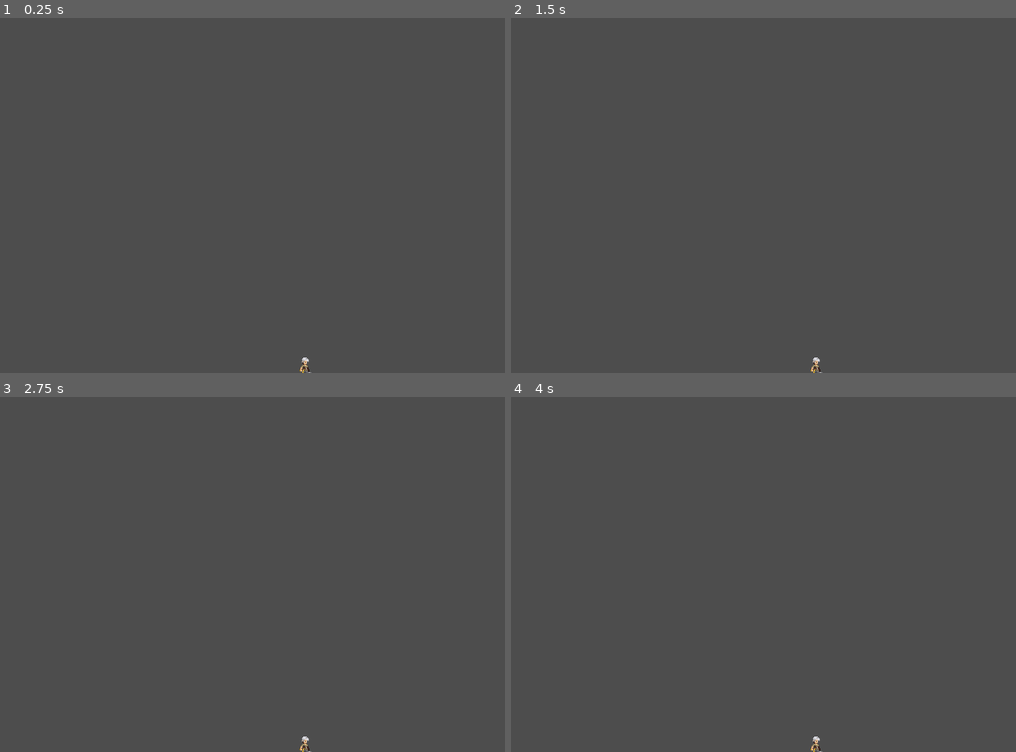
Above: before the commit, frames 1-4 (two rows, left to right).
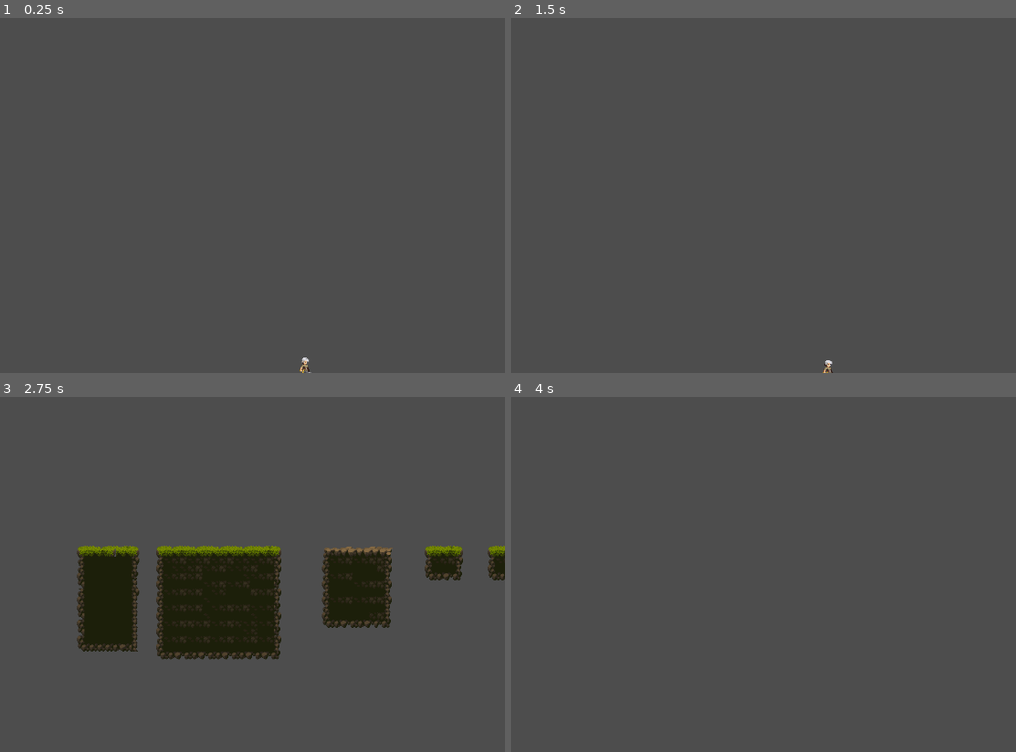
Above: after the commit, the same moments.

Repository: Jhay1212/Side-Scrolling
Game: Godot game, scene res://Scenes/test_level.tscn
The game is run twice, just before and just after one commit, with the same random seed, the same clock (stepped at 60 frames per second) and the same inputs.
Inputs:
- Up to frame 1 (0.25 s): no input
- Up to frame 2 (1.5 s): tap Enter (ui_accept) at 0.5, 0.6 s; hold D (right) from 0.53 s (still down); tap Space (jump) at 0.77, 0.8, 1.07, 1.35 s
- Up to frame 3 (2.75 s): tap Space (jump) at 1.52, 1.82, 2.3 s; tap Enter (ui_accept) at 1.55, 2.1 s; release D (right) at 2.03 s; hold A (left) from 2.03 s (still down)
- Up to frame 4 (4 s): release A (left) at 2.78 s; hold D (right) from 2.78 s (still down); tap Enter (ui_accept) at 2.85 s; tap Space (jump) at 3.02, 3.32, 3.6, 3.77 s

The runs differ from the first frame. In frame 1, less than 0.1% of the frame differs, in the area x 60-62%, y 96-98%; in frame 2, 0.1%; in frame 3, 15%, in the area x 15-100%, y 41-100%; in frame 4, less than 0.1%.

Commit message:
fix the button press to the custom button i set earlier

Diff:
--- a/Scenes/Player.gd
+++ b/Scenes/Player.gd
@@ -15,7 +15,7 @@
 		velocity.y += gravity * delta
 
 	# Handle Jump.
-	if Input.is_action_just_pressed("ui_accept"):
+	if Input.is_action_just_pressed("jump"):
 		if is_on_floor():
 			velocity.y = JUMP_VELOCITY
 			has_double_jumped = false
@@ -26,7 +26,7 @@
 
 	# Get the input direction and handle the movement/deceleration.
 	# As good practice, you should replace UI actions with custom gameplay actions.
-	var direction = Input.get_axis("ui_left", "ui_right")
+	var direction = Input.get_axis("left", "right")
 	if direction:
 		velocity.x = direction * SPEED
 	else:
--- a/Scenes/test_level.tscn
+++ b/Scenes/test_level.tscn
@@ -1419,7 +1419,9 @@
 position = Vector2(7, 57)
 
 [node name="RemoteTransform2D" type="RemoteTransform2D" parent="Player"]
-remote_path = NodePath("../../Camera2D")
+remote_path = NodePath("../Camera2D")
 
-[node name="Camera2D" type="Camera2D" parent="."]
-position = Vector2(7, 57)
+[node name="Camera2D" type="Camera2D" parent="Player"]
+position = Vector2(2, 4)
+position_smoothing_enabled = true
+position_smoothing_speed = 10.0
